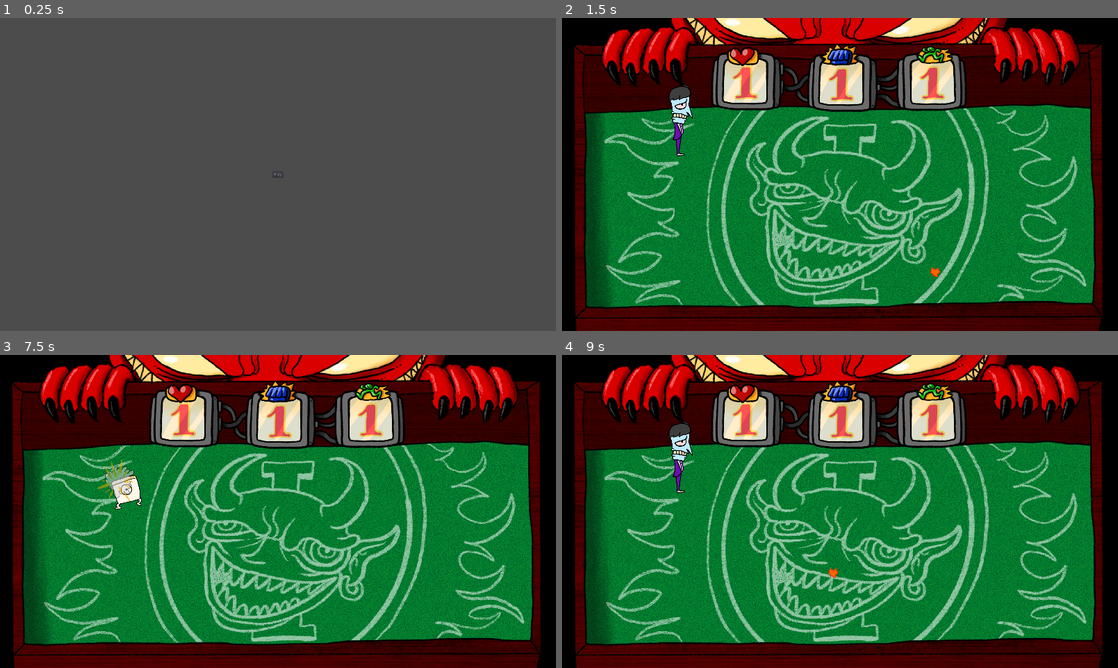
Above: before the commit, frames 1-4 (two rows, left to right).
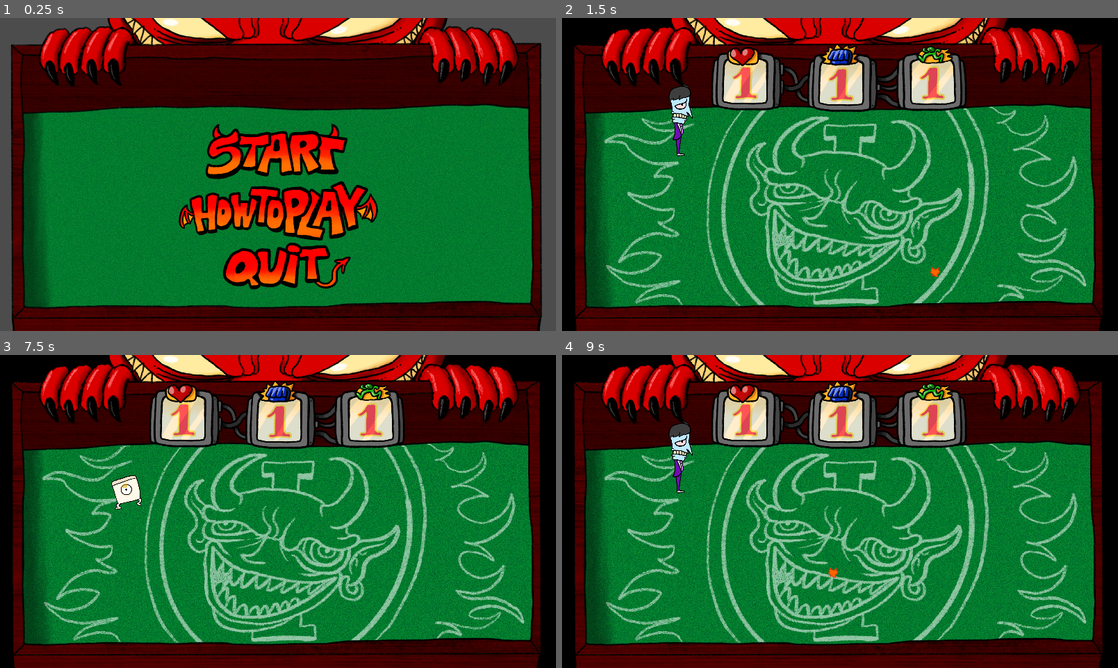
Above: after the commit, the same moments.

Repository: TheSeahorse/GMTK2022
Game: Godot game, scene res://Main.tscn
The game is run twice, just before and just after one commit, with the same random seed, the same clock (stepped at 60 frames per second) and the same inputs.
Inputs (mouse positions are in pixels of both pictures, inside the frame that each line leads up to):
- Up to frame 1 (0.25 s): no input
- Up to frame 2 (1.5 s): click (840, 212) at 0.52 s; click (840, 174) at 1.25 s, where only the run before the commit has a clickable "Play"
- Up to frame 3 (7.5 s): move the mouse to (400, 495) at 2.02 s; hold D (move_right) 2.03-2.78 s; hold Right mouse button (attack) 2.03-2.78 s; move the mouse to (166, 527) at 2.77 s; hold S (move_down) 2.78-3.53 s; click (166, 527) at 2.85 s; move the mouse to (333, 442) at 3.52 s; hold D (move_right) 3.53-4.28 s; hold Right mouse button (attack) 3.53-4.28 s; move the mouse to (250, 574) at 4.27 s; hold W (move_up) 4.28-5.03 s; click (250, 574) at 4.35 s; move the mouse to (444, 558) at 5.02 s; hold Right mouse button (attack) 5.03-5.78 s; hold A (move_left) 5.03-6.53 s; move the mouse to (111, 464) at 5.77 s; click (111, 464) at 5.85 s; move the mouse to (305, 511) at 6.52 s; hold S (move_down) 6.53-7.28 s; hold Right mouse button (attack) 6.53-7.28 s; move the mouse to (194, 433) at 7.27 s; hold D (move_right) from 7.28 s (still down); click (194, 433) at 7.35 s
- Up to frame 4 (9 s): move the mouse to (962, 495) at 8.02 s; release D (move_right) at 8.03 s; hold W (move_up) 8.03-8.75 s; hold Right mouse button (attack) 8.03-8.75 s; click (840, 511) at 8.75 s, where only the run before the commit has a clickable "Play"

The runs differ from the first frame. In frame 1, 94% of the frame differs, in the area x 2-98%, y 0-100%; in frame 2, nothing differs; in frame 3, 0.4%; in frame 4, nothing differs.

Commit message:
Add basic start menu

Diff:
--- a/Game.tscn
+++ b/Game.tscn
@@ -11,6 +11,16 @@
 
 [sub_resource type="SpriteFrames" id=1]
 animations = [ {
+"frames": [ ExtResource( 2 ) ],
+"loop": true,
+"name": "1",
+"speed": 5.0
+}, {
+"frames": [ ExtResource( 7 ) ],
+"loop": true,
+"name": "2",
+"speed": 5.0
+}, {
 "frames": [ ExtResource( 6 ) ],
 "loop": true,
 "name": "4",
@@ -19,16 +29,6 @@
 "frames": [ ExtResource( 5 ) ],
 "loop": true,
 "name": "3",
-"speed": 5.0
-}, {
-"frames": [ ExtResource( 7 ) ],
-"loop": true,
-"name": "2",
-"speed": 5.0
-}, {
-"frames": [ ExtResource( 2 ) ],
-"loop": true,
-"name": "1",
 "speed": 5.0
 }, {
 "frames": [ ExtResource( 8 ) ],
--- a/Menu.gd
+++ b/Menu.gd
@@ -4,5 +4,5 @@
 func _ready():
     pass
 
-func _on_Button_pressed():
+func _on_StartButton_pressed():
     get_tree().change_scene("res://Game.tscn")
--- a/Menu.tscn
+++ b/Menu.tscn
@@ -1,27 +1,45 @@
-[gd_scene load_steps=2 format=2]
+[gd_scene load_steps=6 format=2]
 
 [ext_resource path="res://Menu.gd" type="Script" id=1]
+[ext_resource path="res://assets/Backgrounds/menu_quit.png" type="Texture" id=2]
+[ext_resource path="res://assets/Backgrounds/menu_background.png" type="Texture" id=3]
+[ext_resource path="res://assets/Backgrounds/menu_how_to_play.png" type="Texture" id=4]
+[ext_resource path="res://assets/Backgrounds/menu_start.png" type="Texture" id=5]
 
 [node name="Menu" type="Control"]
 anchor_right = 1.0
 anchor_bottom = 1.0
 script = ExtResource( 1 )
 
-[node name="CenterContainer" type="CenterContainer" parent="."]
+[node name="Background" type="Sprite" parent="."]
+texture = ExtResource( 3 )
+centered = false
+
+[node name="Buttons" type="VBoxContainer" parent="."]
 anchor_left = 0.5
 anchor_top = 0.5
 anchor_right = 0.5
 anchor_bottom = 0.5
-margin_left = -20.0
-margin_top = -20.0
-margin_right = 20.0
-margin_bottom = 20.0
+margin_left = -345.0
+margin_top = -176.0
+margin_right = 346.0
+margin_bottom = 398.0
 
-[node name="Button" type="Button" parent="CenterContainer"]
-margin_left = 1.0
-margin_top = 10.0
-margin_right = 39.0
-margin_bottom = 30.0
-text = "Play"
+[node name="StartButton" type="TextureButton" parent="Buttons"]
+margin_right = 691.0
+margin_bottom = 194.0
+texture_normal = ExtResource( 5 )
 
-[connection signal="pressed" from="CenterContainer/Button" to="." method="_on_Button_pressed"]
+[node name="HowToPlayButton" type="TextureButton" parent="Buttons"]
+margin_top = 198.0
+margin_right = 691.0
+margin_bottom = 405.0
+texture_normal = ExtResource( 4 )
+
+[node name="QuitButton" type="TextureButton" parent="Buttons"]
+margin_top = 409.0
+margin_right = 691.0
+margin_bottom = 574.0
+texture_normal = ExtResource( 2 )
+
+[connection signal="pressed" from="Buttons/StartButton" to="." method="_on_StartButton_pressed"]
--- a/Player.tscn
+++ b/Player.tscn
@@ -16,6 +16,36 @@
 atlas = ExtResource( 5 )
 region = Rect2( 0, 0, 402, 642 )
 
+[sub_resource type="AtlasTexture" id=12]
+flags = 4
+atlas = ExtResource( 4 )
+region = Rect2( 0, 0, 402, 642 )
+
+[sub_resource type="AtlasTexture" id=13]
+flags = 4
+atlas = ExtResource( 4 )
+region = Rect2( 0, 642, 402, 642 )
+
+[sub_resource type="AtlasTexture" id=14]
+flags = 4
+atlas = ExtResource( 4 )
+region = Rect2( 0, 1284, 402, 642 )
+
+[sub_resource type="AtlasTexture" id=15]
+flags = 4
+atlas = ExtResource( 4 )
+region = Rect2( 0, 1926, 402, 642 )
+
+[sub_resource type="AtlasTexture" id=16]
+flags = 4
+atlas = ExtResource( 4 )
+region = Rect2( 0, 2568, 402, 642 )
+
+[sub_resource type="AtlasTexture" id=17]
+flags = 4
+atlas = ExtResource( 4 )
+region = Rect2( 0, 3210, 402, 642 )
+
 [sub_resource type="AtlasTexture" id=24]
 flags = 4
 atlas = ExtResource( 3 )
@@ -46,6 +76,36 @@
 atlas = ExtResource( 3 )
 region = Rect2( 0, 3210, 402, 642 )
 
+[sub_resource type="AtlasTexture" id=18]
+flags = 4
+atlas = ExtResource( 5 )
+region = Rect2( 0, 0, 402, 642 )
+
+[sub_resource type="AtlasTexture" id=19]
+flags = 4
+atlas = ExtResource( 5 )
+region = Rect2( 0, 642, 402, 642 )
+
+[sub_resource type="AtlasTexture" id=20]
+flags = 4
+atlas = ExtResource( 5 )
+region = Rect2( 0, 1284, 402, 642 )
+
+[sub_resource type="AtlasTexture" id=21]
+flags = 4
+atlas = ExtResource( 5 )
+region = Rect2( 0, 1926, 402, 642 )
+
+[sub_resource type="AtlasTexture" id=22]
+flags = 4
+atlas = ExtResource( 5 )
+region = Rect2( 0, 2568, 402, 642 )
+
+[sub_resource type="AtlasTexture" id=23]
+flags = 4
+atlas = ExtResource( 5 )
+region = Rect2( 0, 3210, 402, 642 )
+
 [sub_resource type="AtlasTexture" id=3]
 flags = 4
 atlas = ExtResource( 1 )
@@ -86,100 +146,40 @@
 atlas = ExtResource( 4 )
 region = Rect2( 0, 0, 402, 642 )
 
-[sub_resource type="AtlasTexture" id=18]
-flags = 4
-atlas = ExtResource( 5 )
-region = Rect2( 0, 0, 402, 642 )
-
-[sub_resource type="AtlasTexture" id=19]
-flags = 4
-atlas = ExtResource( 5 )
-region = Rect2( 0, 642, 402, 642 )
-
-[sub_resource type="AtlasTexture" id=20]
-flags = 4
-atlas = ExtResource( 5 )
-region = Rect2( 0, 1284, 402, 642 )
-
-[sub_resource type="AtlasTexture" id=21]
-flags = 4
-atlas = ExtResource( 5 )
-region = Rect2( 0, 1926, 402, 642 )
-
-[sub_resource type="AtlasTexture" id=22]
-flags = 4
-atlas = ExtResource( 5 )
-region = Rect2( 0, 2568, 402, 642 )
-
-[sub_resource type="AtlasTexture" id=23]
-flags = 4
-atlas = ExtResource( 5 )
-region = Rect2( 0, 3210, 402, 642 )
-
-[sub_resource type="AtlasTexture" id=12]
-flags = 4
-atlas = ExtResource( 4 )
-region = Rect2( 0, 0, 402, 642 )
-
-[sub_resource type="AtlasTexture" id=13]
-flags = 4
-atlas = ExtResource( 4 )
-region = Rect2( 0, 642, 402, 642 )
-
-[sub_resource type="AtlasTexture" id=14]
-flags = 4
-atlas = ExtResource( 4 )
-region = Rect2( 0, 1284, 402, 642 )
-
-[sub_resource type="AtlasTexture" id=15]
-flags = 4
-atlas = ExtResource( 4 )
-region = Rect2( 0, 1926, 402, 642 )
-
-[sub_resource type="AtlasTexture" id=16]
-flags = 4
-atlas = ExtResource( 4 )
-region = Rect2( 0, 2568, 402, 642 )
-
-[sub_resource type="AtlasTexture" id=17]
-flags = 4
-atlas = ExtResource( 4 )
-region = Rect2( 0, 3210, 402, 642 )
-
-[sub_resource type="AtlasTexture" id=45]
-flags = 4
-atlas = ExtResource( 8 )
-region = Rect2( 0, 0, 409, 402 )
-
-[sub_resource type="AtlasTexture" id=46]
-flags = 4
-atlas = ExtResource( 8 )
-region = Rect2( 0, 402, 409, 402 )
-
-[sub_resource type="AtlasTexture" id=47]
-flags = 4
-atlas = ExtResource( 8 )
-region = Rect2( 0, 804, 409, 402 )
-
-[sub_resource type="AtlasTexture" id=48]
-flags = 4
-atlas = ExtResource( 8 )
-region = Rect2( 0, 1206, 409, 402 )
-
-[sub_resource type="AtlasTexture" id=49]
-flags = 4
-atlas = ExtResource( 8 )
-region = Rect2( 0, 1608, 409, 402 )
-
-[sub_resource type="AtlasTexture" id=50]
-flags = 4
-atlas = ExtResource( 8 )
-region = Rect2( 0, 2010, 409, 402 )
-
-[sub_resource type="AtlasTexture" id=51]
-flags = 4
-atlas = ExtResource( 8 )
-region = Rect2( 0, 2412, 409, 402 )
+[sub_resource type="AtlasTexture" id=34]
+flags = 4
+atlas = ExtResource( 8 )
+region = Rect2( 0, 0, 132, 129 )
+
+[sub_resource type="AtlasTexture" id=35]
+flags = 4
+atlas = ExtResource( 8 )
+region = Rect2( 0, 129, 132, 129 )
+
+[sub_resource type="AtlasTexture" id=36]
+flags = 4
+atlas = ExtResource( 8 )
+region = Rect2( 0, 258, 132, 129 )
+
+[sub_resource type="AtlasTexture" id=37]
+flags = 4
+atlas = ExtResource( 8 )
+region = Rect2( 0, 387, 132, 129 )
+
+[sub_resource type="AtlasTexture" id=38]
+flags = 4
+atlas = ExtResource( 8 )
+region = Rect2( 0, 516, 132, 129 )
+
+[sub_resource type="AtlasTexture" id=39]
+flags = 4
+atlas = ExtResource( 8 )
+region = Rect2( 0, 645, 132, 129 )
+
+[sub_resource type="AtlasTexture" id=40]
+flags = 4
+atlas = ExtResource( 8 )
+region = Rect2( 0, 774, 132, 129 )
 
 [sub_resource type="AtlasTexture" id=11]
 flags = 4
@@ -193,11 +193,21 @@
 "name": "idle_up",
 "speed": 5.0
 }, {
+"frames": [ SubResource( 12 ), SubResource( 13 ), SubResource( 14 ), SubResource( 15 ), SubResource( 16 ), SubResource( 17 ) ],
+"loop": true,
+"name": "move_left",
+"speed": 12.0
+}, {
 "frames": [ SubResource( 24 ), SubResource( 25 ), SubResource( 26 ), SubResource( 27 ), SubResource( 28 ), SubResource( 29 ) ],
 "loop": true,
 "name": "move_right",
 "speed": 12.0
 }, {
+"frames": [ SubResource( 18 ), SubResource( 19 ), SubResource( 20 ), SubResource( 21 ), SubResource( 22 ), SubResource( 23 ) ],
+"loop": true,
+"name": "move_up",
+"speed": 12.0
+}, {
 "frames": [ SubResource( 3 ), SubResource( 4 ), SubResource( 5 ), SubResource( 6 ), SubResource( 7 ), SubResource( 8 ) ],
 "loop": true,
 "name": "move_down",
@@ -213,18 +223,8 @@
 "name": "idle_left",
 "speed": 5.0
 }, {
-"frames": [ SubResource( 18 ), SubResource( 19 ), SubResource( 20 ), SubResource( 21 ), SubResource( 22 ), SubResource( 23 ) ],
-"loop": true,
-"name": "move_up",
-"speed": 12.0
-}, {
-"frames": [ SubResource( 12 ), SubResource( 13 ), SubResource( 14 ), SubResource( 15 ), SubResource( 16 ), SubResource( 17 ) ],
-"loop": true,
-"name": "move_left",
-"speed": 12.0
-}, {
-"frames": [ SubResource( 45 ), SubResource( 46 ), SubResource( 47 ), SubResource( 48 ), SubResource( 49 ), SubResource( 50 ), SubResource( 51 ), null ],
-"loop": false,
+"frames": [ null, SubResource( 34 ), SubResource( 35 ), SubResource( 36 ), SubResource( 37 ), SubResource( 38 ), SubResource( 39 ), SubResource( 40 ) ],
+"loop": true,
 "name": "death",
 "speed": 16.0
 }, {
Binary file added: assets/Backgrounds/menu_background.png
Not shown, added: assets/Backgrounds/menu_background.png.import
Binary file added: assets/Backgrounds/menu_how_to_play.png
Not shown, added: assets/Backgrounds/menu_how_to_play.png.import
Binary file added: assets/Backgrounds/menu_options.png
Not shown, added: assets/Backgrounds/menu_options.png.import
Binary file added: assets/Backgrounds/menu_quit.png
Not shown, added: assets/Backgrounds/menu_quit.png.import
Binary file added: assets/Backgrounds/menu_start.png
Not shown, added: assets/Backgrounds/menu_start.png.import
